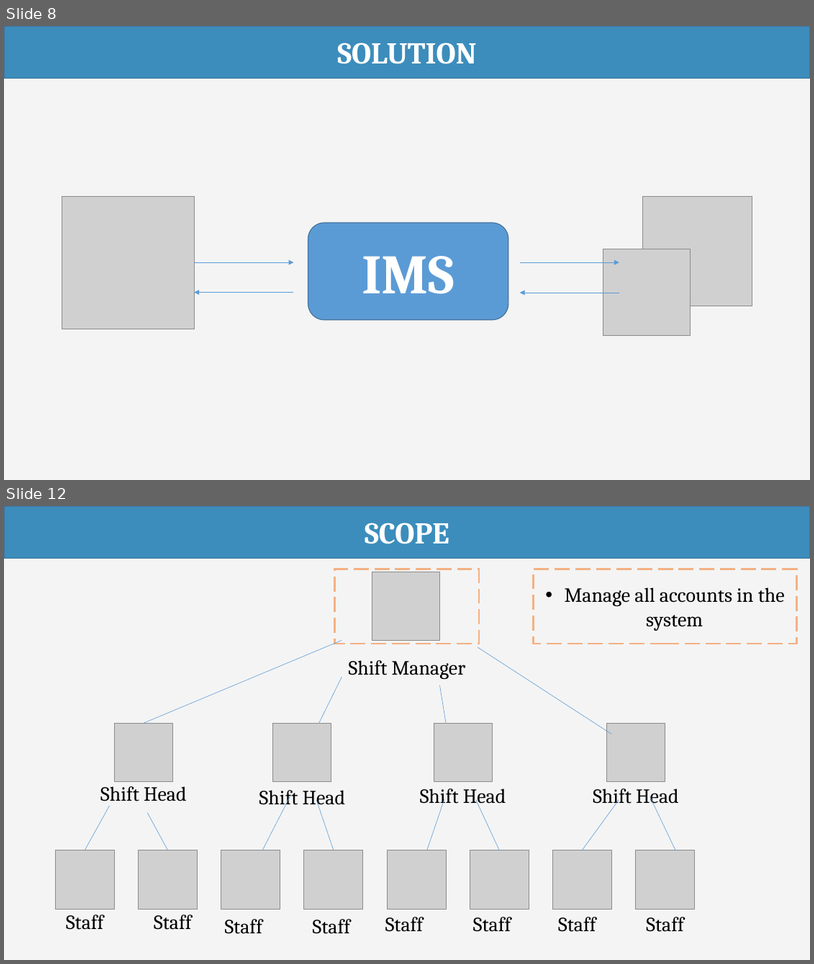
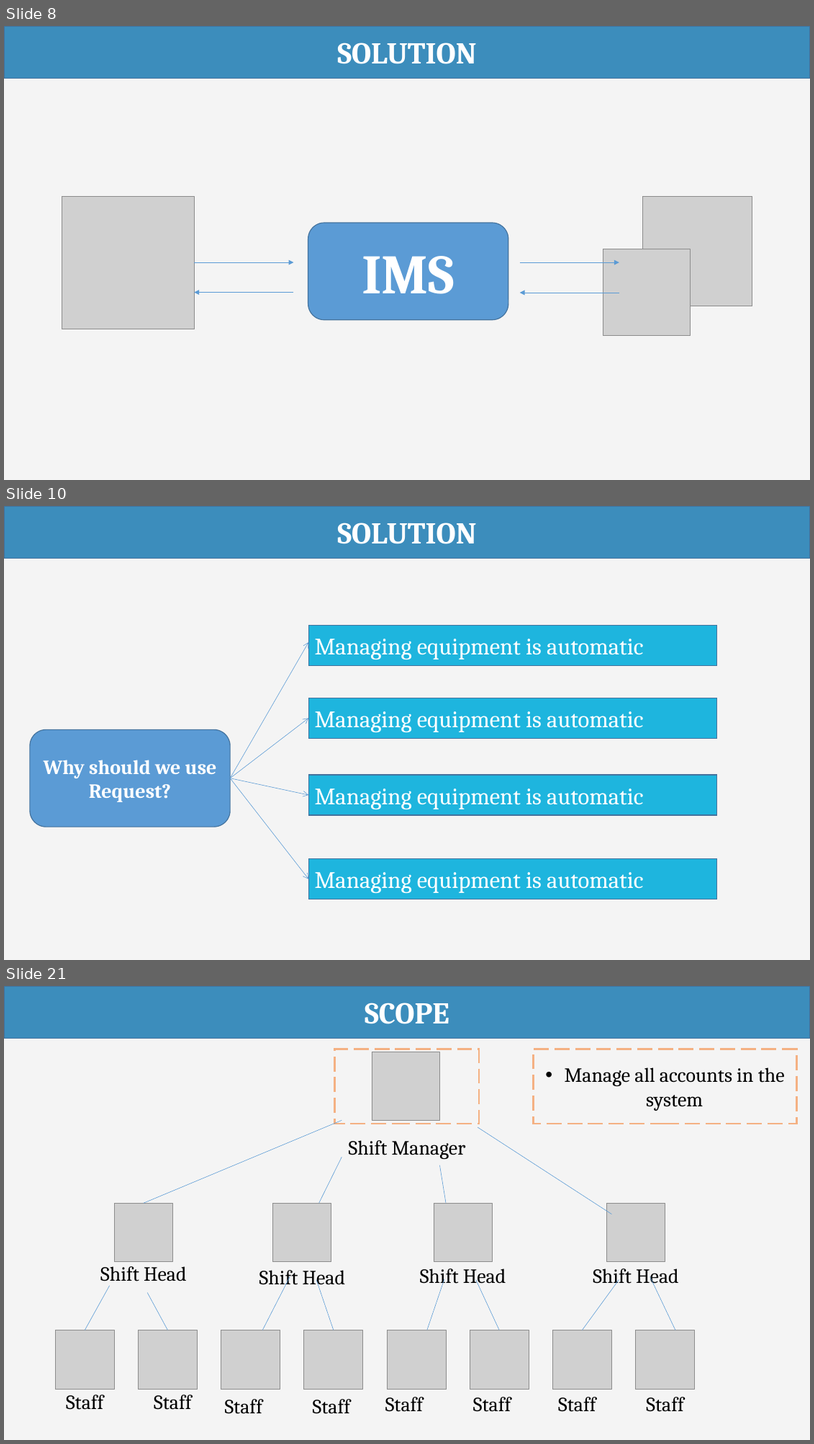
Before and after one commit to haltt051093/IMS-datacenter, a slide deck: Document/Presentation/IMS_20160407_Presentation.pptx. Shown one above the other, each under a label of ours: slides 8 and 12 before the commit, slides 8, 10 and 21 after it; the slides between them are not shown. The pictures are 814x964 and 814x1444 pixels, drawn with LibreOffice and Linux fonts; fonts in the diff are those of the drawing; grey boxes stand for pictures. Boxes give left, top, right and bottom in pixels: in the first picture for what was removed or moved away, otherwise in the second. Text is boxed around its words. In the diff, an @@ line names an element or a change of style, - is before the commit and + after.

```diff
--- a/Document/Presentation/IMS_20160407_Presentation.pptx
+++ b/Document/Presentation/IMS_20160407_Presentation.pptx
@@ slide 10 added at [4,506,810,960], background #F4F4F4 @@
@@ rectangle added at [4,506,810,558], fill #3C8DBC, outline #43739E 1 pt, 36 pt, text #FFFFFF, bold @@
+SOLUTION
@@ rectangle added at [309,626,718,666], fill #1EB5DE, outline #43739E 1 pt, 28 pt, text #FFFFFF @@
+Managing equipment is automatic
@@ arrow added from (230, 778) to (309, 642), #5B9BD5 0.5 pt @@
@@ rectangle added at [309,698,718,739], fill #1EB5DE, outline #43739E 1 pt, 28 pt, text #FFFFFF @@
+Managing equipment is automatic
@@ arrow added from (230, 778) to (309, 718), #5B9BD5 0.5 pt @@
@@ rounded rectangle added at [30,729,230,826], fill #5B9BD5, outline #43739E 1 pt, 24 pt, text #FFFFFF, bold @@
+Why should we use Request?
@@ arrow added from (230, 778) to (309, 795), #5B9BD5 0.5 pt @@
@@ arrow added from (230, 778) to (309, 879), #5B9BD5 0.5 pt @@
@@ rectangle added at [309,775,718,815], fill #1EB5DE, outline #43739E 1 pt, 28 pt, text #FFFFFF @@
+Managing equipment is automatic
@@ rectangle added at [309,859,718,899], fill #1EB5DE, outline #43739E 1 pt, 28 pt, text #FFFFFF @@
+Managing equipment is automatic
@@ what was slide 12 is now slide 21 @@
```
Also in this commit, not shown: 6 slides changed, 14 other slides added, 1 other file.
